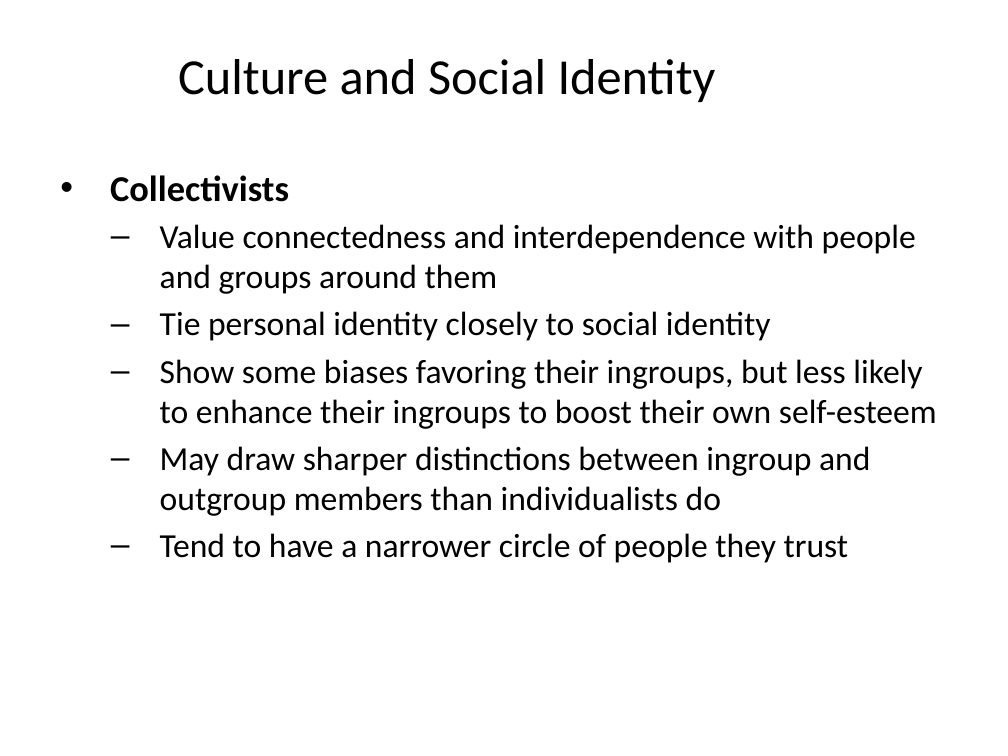
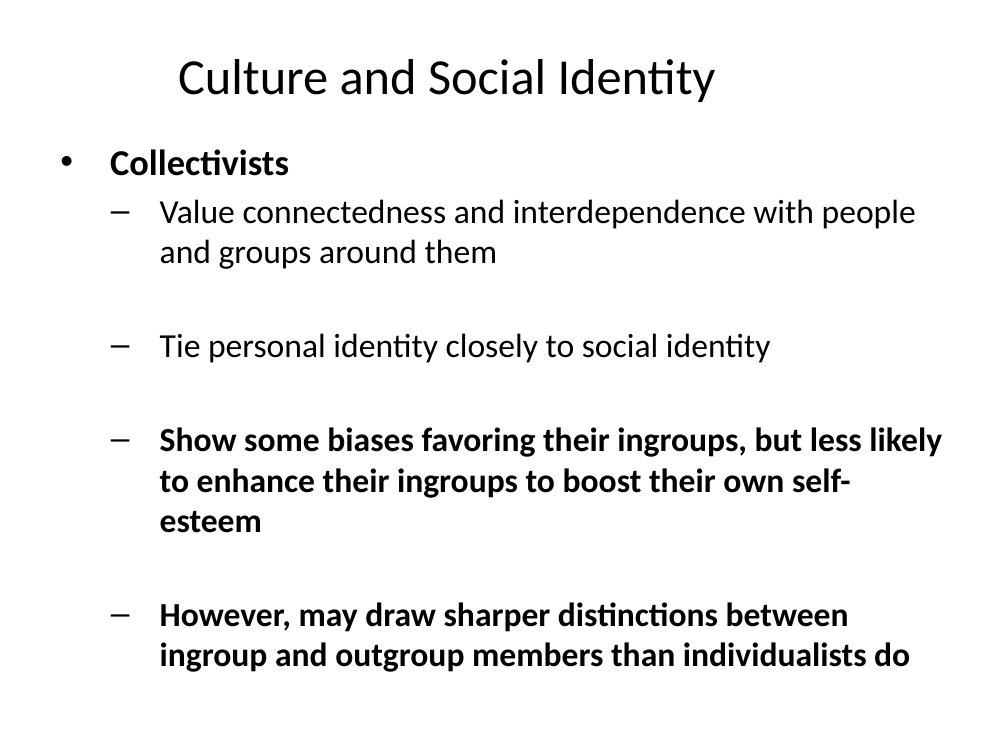
Before and after one commit to npm27/Teaching-Materials, a slide deck: slide 38 of Social Psych/Slides/6 Prejudice and Stereotypes.pptx (slide 39 before the commit). Drawn at 1008x756 pixels with LibreOffice and Linux fonts; fonts in the diff are those of the drawing. Boxes give left, top, right and bottom in pixels: in the first picture for what was removed or moved away, otherwise in the second. Text is boxed around its words. In the diff, an @@ line names an element or a change of style, - is before the commit and + after.

Commit message:
update social slides

```diff
--- a/Social Psych/Slides/6 Prejudice and Stereotypes.pptx
+++ b/Social Psych/Slides/6 Prejudice and Stereotypes.pptx
@@ text "Collectivists": place and size @@
-text "Collectivists" at (110,175,937,563)
+text "Collectivists" at (110,149,942,672)
@@ text at (160,427,942,533): bold on in "Show some biases favoring their ingroups, but ..." @@
@@ text at (160,602,910,672): text changed; bold on @@
-  – May draw sharper distinctions between ingroup and outgroup members than individualists do
-  – Tend to have a narrower circle of people they trust
+  – However, may draw sharper distinctions between ingroup and outgroup members than individualists do
```
Also in this commit, not shown: 25 other slides changed, 6 slides added, 12 slides removed, 2 other files.
